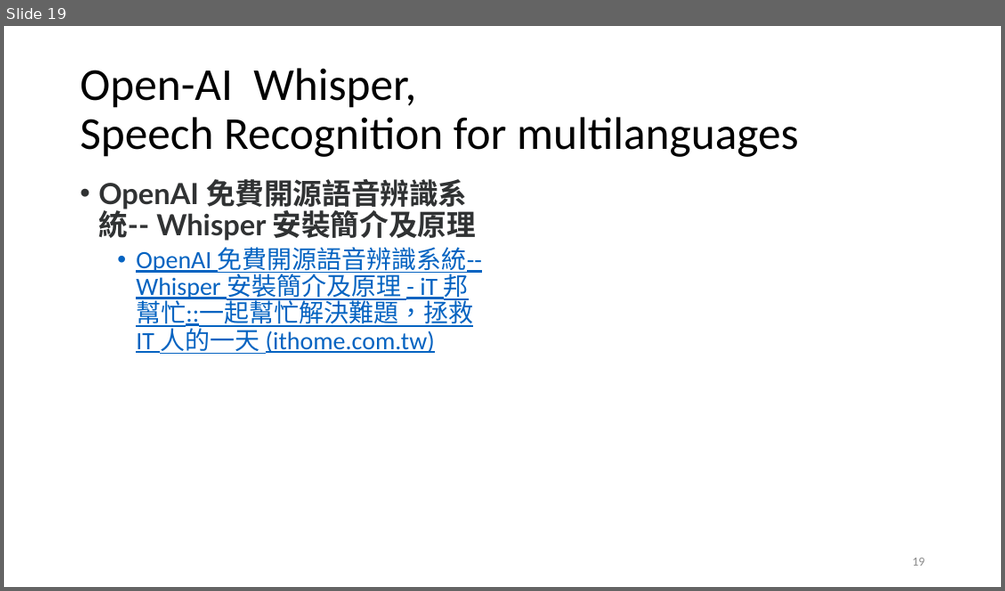
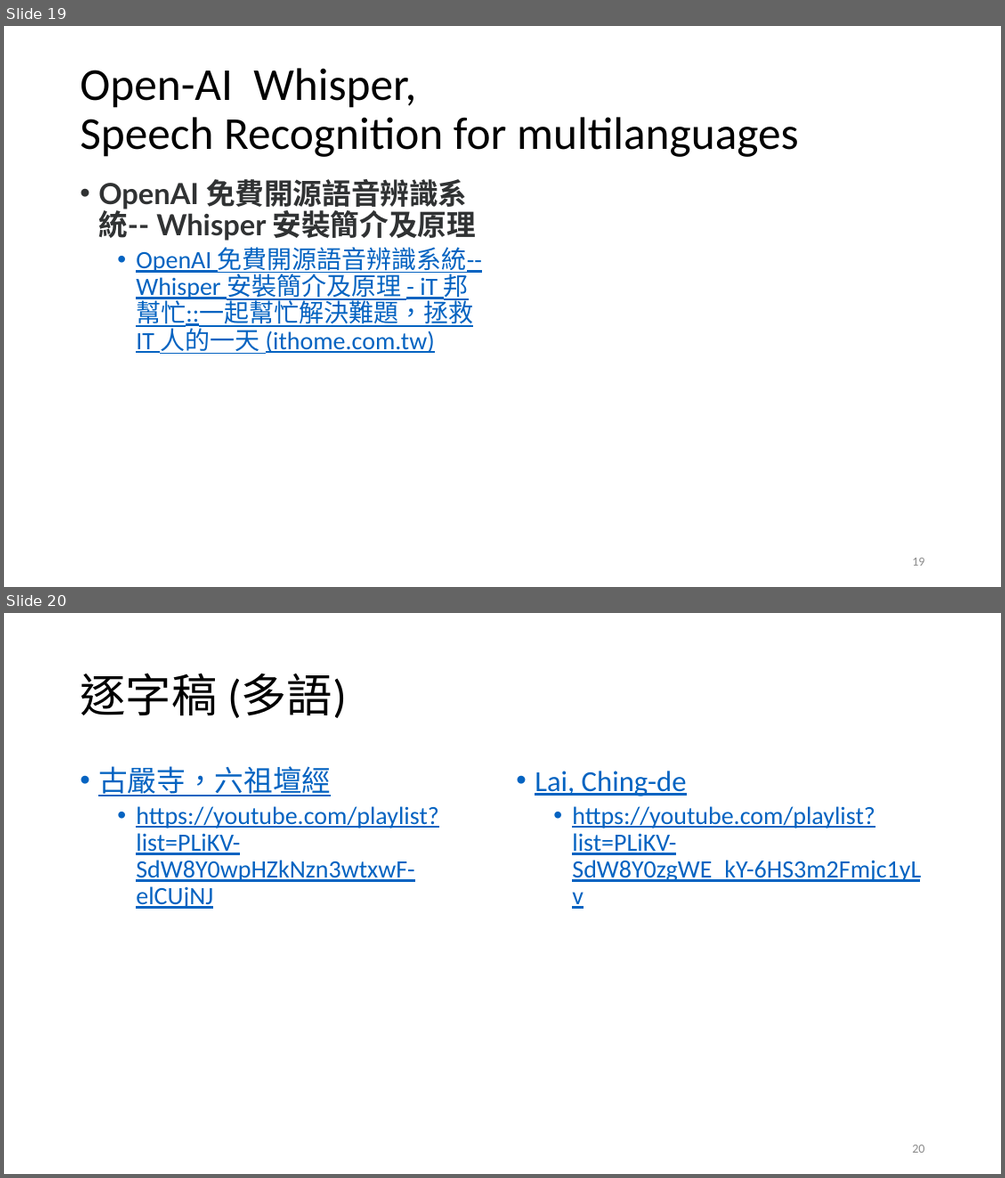
Before and after one commit to renyuanL/ryLecture2023, a slide deck: 台語、IPA、多語.pptx. Shown one above the other, each under a label of ours: slide 19 before the commit, slides 19 and 20 after it. The pictures are 1005x591 and 1005x1178 pixels, drawn with LibreOffice and Linux fonts; fonts in the diff are those of the drawing. Boxes give left, top, right and bottom in pixels: in the first picture for what was removed or moved away, otherwise in the second. Text is boxed around its words. In the diff, an @@ line names an element or a change of style, - is before the commit and + after.

```diff
--- a/台語、IPA、多語.pptx
+++ b/台語、IPA、多語.pptx
@@ slide 20 added at (4, 613, 1001, 1174), background #FFFFFF @@
@@ title added at (80, 673, 347, 718), 44 pt, text #000000 @@
+逐字稿 (多語)
@@ text added at (98, 766, 438, 908), 24 pt, text #0563C1, underline @@
+• 古嚴寺，六祖壇經
+  • https://youtube.com/playlist?list=PLiKV-SdW8Y0wpHZkNzn3wtxwF-elCUjNJ
@@ text added at (534, 771, 921, 882), 24 pt, text #0563C1, underline @@
+• Lai, Ching-de
+  • https://youtube.com/playlist?list=PLiKV-SdW8Y0zgWE_kY-6HS3m2Fmjc1yLv
@@ page number added at (912, 1144, 924, 1152), 12 pt, text #8C8C8C @@
+20
```
Also in this commit, not shown: 1 other file.
